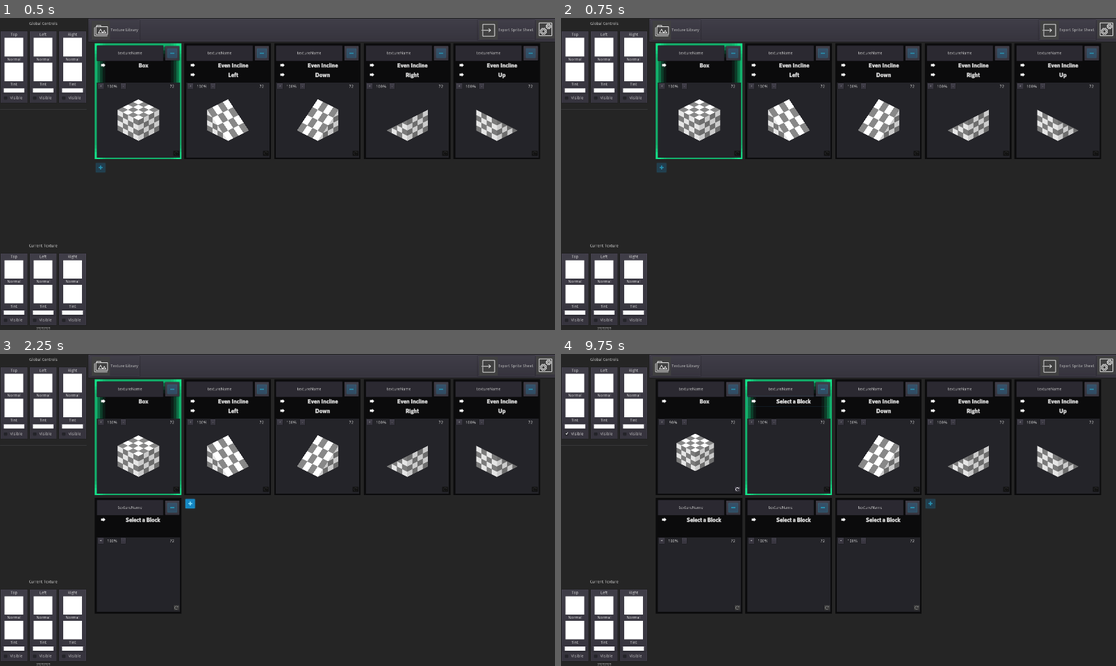
Above: before the commit, frames 1-4 (two rows, left to right).
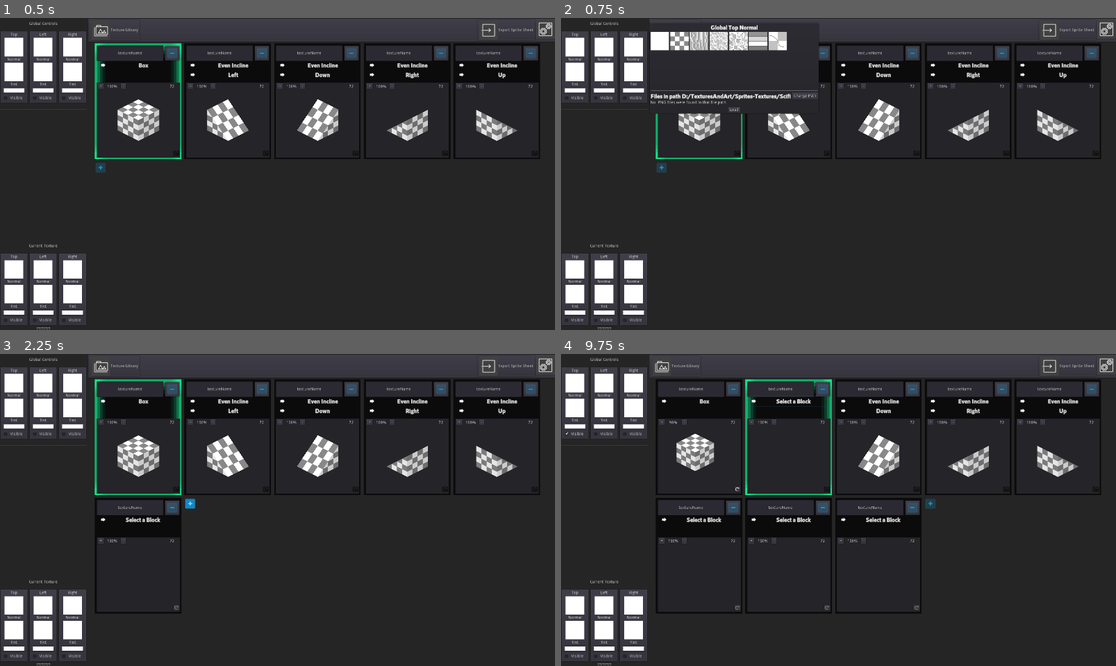
Above: after the commit, the same moments.

Repository: holywar20/IsometricEditor
Game: Godot game, scene res://Workspace.tscn
Same seed, same stepped clock (60 frames per second), same inputs: the game is played once before the commit and once after it.
Inputs (mouse positions are in pixels of both pictures, inside the frame that each line leads up to):
- Up to frame 1 (0.5 s): no input
- Up to frame 2 (0.75 s): click (577, 71) at 0.52 s
- Up to frame 3 (2.25 s): click (16, 407) at 1.27 s; click (138, 503) at 2 s
- Up to frame 4 (9.75 s): click (788, 556) at 2.75 s; click (877, 556) at 3.5 s; click "Visible" at 4.25 s; click "Texture Library" at 5 s; click "Export Sprite Sheet" at 5.75 s; click "Box" at 6.5 s; click "+" at 7.25 s; click "-" at 8 s; click "Even Incline" at 8.75 s; click "Left" at 9.5 s

Frame 1 is identical in both runs. In frame 2, 4.8% of the frame differs, in the area x 16-47%, y 2-31%; in frame 3, nothing differs; in frame 4, less than 0.1%.
Error before the commit: Parse Error: The method "listFilesInDirectory" isn't declared in the current class. (res://Components/TextureSelect.gd:56)

Commit message:
Drowning!

Diff:
--- a/Components/Settings.gd
+++ b/Components/Settings.gd
@@ -5,7 +5,9 @@
 
 class SettingsData:
 	var defaultTexturePath = null
+
 	var defaultTextureCache = []
+	var recentTextures = []
 
 	var exportTexturePath = null
 	var exportTilesetPath = null
@@ -47,7 +49,7 @@
 onready var fileDialog : FileDialog = $FileDialog
 
 enum DIALOG_STATE {
-	DEFAULT , NORMAL , EXPORT_TEXTURES , EXPORT_TILESETS
+	DEFAULT , EXPORT_TEXTURES , EXPORT_TILESETS
 }
 
 var dialogState = DIALOG_STATE.DEFAULT
@@ -60,11 +62,13 @@
 	settingsFile.open( SETTINGS_FILE_PATH , File.READ )
 
 	var settingsDictionary = parse_json( settingsFile.get_as_text() )
-
 	populateSettings( settingsDictionary )
 
 	# Set up default file dialog beheavior.
 	fileDialog.set_mode( FileDialog.MODE_OPEN_DIR )
+
+func getSettings():
+	return mySettings
 
 func _saveSettings():
 	var settingsFile = File.new()
@@ -74,14 +78,14 @@
 	settingsFile.store_string( JSON.print(dataDictionary) )
 	settingsFile.close()
 
-
 func populateSettings( settingsDictionary : Dictionary ):
 	mySettings = SettingsData.new( settingsDictionary )
 
 	dataDisplay.defaultTexturePath.set_text( mySettings.defaultTexturePath )
-	dataDisplay.normalTexturePath.set_text( mySettings.normalTexturePath )
+
 	dataDisplay.exportTexturePath.set_text( mySettings.exportTexturePath )
 	dataDisplay.exportTilesetPath.set_text( mySettings.exportTilesetPath )
+
 	dataDisplay.tileColumns.set_value( mySettings.tileColumns )
 	dataDisplay.tileSize.set_value( mySettings.tileSize )
 
@@ -92,7 +96,7 @@
 	mySettings = SettingsData.new()
 
 	mySettings.defaultTexturePath = dataDisplay.defaultTexturePath.get_text()
-	mySettings.normalTexturePath = dataDisplay.normalTexturePath.get_text()
+
 	mySettings.exportTexturePath = dataDisplay.exportTexturePath.get_text()
 	mySettings.exportTilesetPath = dataDisplay.exportTilesetPath.get_text()
 
@@ -100,6 +104,17 @@
 	mySettings.tileSize = dataDisplay.tileSize.get_value()
 
 	_saveSettings()
+
+	# Now cache any textures so they pop up quickly
+	var files = listFilesInDirectory( mySettings.defaultTexturePath )
+
+	for fileName in files:
+		var image = Image.new()
+		var err = image.load( fileName  )
+		if err == OK:
+			var texture = ImageTexture.new()
+			mySettings.defaultTextureCache.append( texture )
+
 
 	emit_signal("settingsSaved", mySettings )
 
@@ -110,12 +125,6 @@
 	fileDialog.set_current_dir( dataDisplay.defaultTexturePath.get_text() )
 	fileDialog.window_title = "Set Texture Path."
 	dialogState = DIALOG_STATE.DEFAULT
-	fileDialog.popup()
-
-func _on_NormalTexturePath_Button_pressed():
-	fileDialog.set_current_dir( dataDisplay.normalTexturePath.get_text() )
-	fileDialog.window_title = "Set Normal Path."
-	dialogState = DIALOG_STATE.NORMAL
 	fileDialog.popup()
 
 func _on_ExportTexturePath_Button_pressed():
@@ -135,8 +144,6 @@
 	match dialogState:
 		DIALOG_STATE.DEFAULT:
 			dataDisplay.defaultTexturePath.set_text( dir )
-		DIALOG_STATE.NORMAL:
-			dataDisplay.normalTexturePath.set_text( dir )
 		DIALOG_STATE.EXPORT_TEXTURES:
 			dataDisplay.exportTexturePath.set_text( dir )
 		DIALOG_STATE.EXPORT_TILESETS:
@@ -153,7 +160,7 @@
 		if file == "":
 			break # TODO - do some regular expression matching with this, this works for now.
 		elif not file.begins_with(".") && ( file.ends_with(".png") || file.ends_with(".jpg" ) ):
-			files.append(file)
+			files.append( mySettings.defaultTexturePath + "/" + file)
 
 	dir.list_dir_end()
 
--- a/Components/TextureSelect.gd
+++ b/Components/TextureSelect.gd
@@ -6,7 +6,7 @@
 
 onready var textureBase = {
 	"recent" : $VBox/Recent ,
-	"path" : $VBox/Path
+	"path" : $VBox/ScrollContainer/Path
 }
 
 onready var pathDisplay = $VBox/TopBar/PathLabel
@@ -14,12 +14,17 @@
 
 onready var fileDialog = $FileDialog
 
+var mySettings : Settings.SettingsData
+
 # Intermediate values
 var trayNode
 
 signal newTextureSelected( chosenTexture , trayNode )
 
-func updateUI( filePath , _recentTextures, newTrayNode):
+func setupScene( fileSettings : Settings.SettingsData ):
+	mySettings = fileSettings
+
+func updateUI( newTrayNode ):
 	# Store this node so we can send it back once we are done.
 	trayNode = newTrayNode
 
@@ -42,30 +47,24 @@
 			typeFragment = "Normal"
 
 	trayDisplay.set_text( scopeFragment + " " + faceFragment + " " + typeFragment )
-	pathDisplay.set_text("Files in path " + filePath )
+	pathDisplay.set_text("Files in path " + mySettings.defaultTexturePath )
 
 	# Load recent textures
 	for child in textureBase.recent.get_children():
 		queue_free()
 
-
 	# Load any and all selected textures
 	for child in textureBase.path.get_children():
 		queue_free()
 
-	var files = listFilesInDirectory( filePath )
-	for file in files:
+	print( mySettings.defaultTextureCache )
 
+	for texture in mySettings.defaultTextureCache:
+		var newButton = texturePreviewButton.instance()
+		textureBase.path.add_child( newButton )
+		newButton.setupScene( texture )
+		newButton.connect("textureSelected" , self, "_on_textureSelected" )
 
-		var image = Image.new()
-		var err = image.load(filePath + "/" + file )
-		if err == OK:
-			var texture = ImageTexture.new()
-			texture.create_from_image(image, 0)
-			var newButton = texturePreviewButton.instance()
-			textureBase.path.add_child( newButton )
-			newButton.setupScene( texture )
-			newButton.connect("textureSelected" , self, "_on_textureSelected" )
 
 	# Load and connect all textures from path.
 
--- a/Components/TextureSelect.tscn
+++ b/Components/TextureSelect.tscn
@@ -11,7 +11,6 @@
 [ext_resource path="res://UIAssetts/SmallHeaders.tres" type="DynamicFont" id=9]
 
 [node name="TextureChoosePopup" type="PopupPanel"]
-visible = true
 anchor_left = 1.09
 anchor_top = -0.028
 anchor_right = 1.09
@@ -159,10 +158,16 @@
 "_edit_use_anchors_": false
 }
 
-[node name="Path" type="GridContainer" parent="VBox"]
+[node name="ScrollContainer" type="ScrollContainer" parent="VBox"]
 margin_top = 284.0
-margin_right = 684.0
-margin_bottom = 1023.0
+margin_right = 40.0
+margin_bottom = 324.0
+follow_focus = true
+scroll_horizontal_enabled = false
+
+[node name="Path" type="GridContainer" parent="VBox/ScrollContainer"]
+margin_right = 40.0
+margin_bottom = 40.0
 size_flags_horizontal = 3
 size_flags_vertical = 3
 columns = 10
--- a/Data/settings.json
+++ b/Data/settings.json
@@ -1 +1 @@
-{"defaultTexturePath":"D:/TexturesAndArt/Sprites-Textures/Scifi","normalTexturePath":"C:/","exportTexturePath":"C:/","exportTilesetPath":"C:/","tileColumns":6,"tileSize":72}
+{"defaultTexturePath":"D:/TexturesAndArt/Sprites-Textures/Scifi","defaultTextureCache":[],"exportTexturePath":"C:/","exportTilesetPath":"C:/","tileColumns":6,"tileSize":72}
--- a/Workspace.gd
+++ b/Workspace.gd
@@ -28,7 +28,6 @@
 	"chooser" : $Popups/TextureChoosePopup
 }
 
-var recentTextures = []
 var globalSettings : Settings.SettingsData
 
 # onready var save_dialog = $MainVBox/ControlPanel/HBoxContainer/ExportButton/ExportDialog
@@ -37,7 +36,20 @@
 var currentFocusNode : IsoPanel
 
 func _ready():
-	globalSettings = popups.settings.mySettings
+	# Push global settings everywhere we car for them to exist.
+	globalSettings = popups.settings.getSettings()
+
+	_updateGlobalSettings( globalSettings )
+
+	# Set up initial selection
+	for child in get_tree().get_nodes_in_group( TILE_PANELS ):
+		if( child.isFirst ):
+			_on_newSingleTextureSelected( child ) # Fire signal method manually to set apps initial state.
+
+	popups.chooser.setupScene( globalSettings )
+
+func _updateGlobalSettings( settings ):
+	globalSettings = settings
 
 	for key in globalTextureTrays:
 		globalTextureTrays[key].setSettings( globalSettings )
@@ -48,27 +60,14 @@
 	# Set up initial selection
 	for child in get_tree().get_nodes_in_group( TILE_PANELS ):
 		child.setSettings( globalSettings )
-		if( child.isFirst ):
-			# Fire signal method manually to set apps initial state.
-			_on_newSingleTextureSelected( child )
 
 # Settings Panel Menu actions
 func _on_Settings_pressed():
-	# Populate with duplicate data so if user changes but cancels, data doesn't change globally
 	popups.settings.popup()
 
-	for child in get_tree().get_nodes_in_group( TILE_PANELS ):
-		child.setSettings( globalSettings )
-
-	for key in globalTextureTrays:
-		globalTextureTrays[key].setSettings( globalSettings )
-
-	for key in localTextureTrays:
-		localTextureTrays[key].setSettings( globalSettings )
-
 func _on_Settings_saved( newGlobalSettings ):
-	globalSettings = newGlobalSettings
-	popups.hide()
+	_updateGlobalSettings( newGlobalSettings )
+	popups.settings.hide()
 
 func _on_Settings_settingsSaved(settingsData):
 	globalSettings = settingsData
@@ -112,11 +111,9 @@
 		TextureTray.TEXTURE_TYPE.BASIC:
 			path = globalSettings.defaultTexturePath
 		TextureTray.TEXTURE_TYPE.NORMAL:
-			path = globalSettings.normalTexturePath
+			path = globalSettings.defaultTexturePath
 
-	# TODO : Add recent to root textures
-
-	popups.chooser.updateUI( path, recentTextures ,trayNode )
+	popups.chooser.updateUI( trayNode )
 	popups.chooser.popup()
 
 func _on_textureSelectionComplete():
